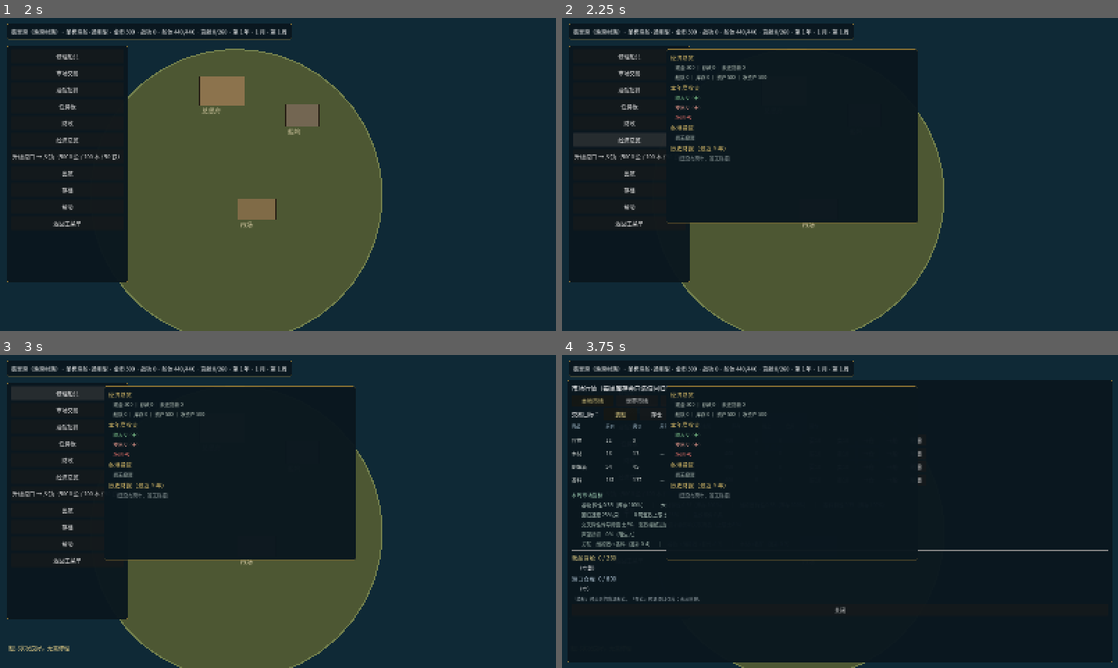
Above: before the commit, frames 1-4 (two rows, left to right).
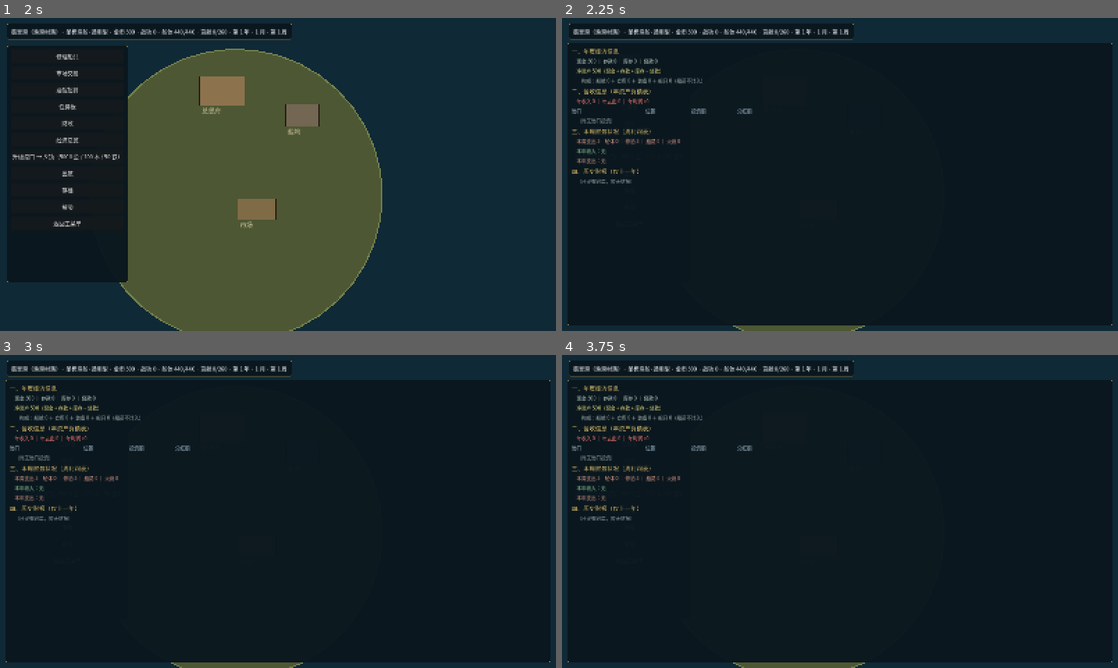
Above: after the commit, the same moments.

Repository: lucifermbbgh/OceanHero
Game: Godot game, scene res://scenes/main.tscn
Two runs of this game, one before a commit and one after it. Both use one fixed random seed, a clock stepped at 60 frames per second and the inputs below.
Inputs (mouse positions are in pixels of both pictures, inside the frame that each line leads up to):
- Up to frame 1 (2 s): tap Enter at 0.5 s; move the mouse to (400, 158) at 0.52 s; hold D (steer_right) 0.53-1.25 s; tap E at 0.6 s; click (400, 158) at 0.67 s; tap Space at 0.77 s; click "新游戏" at 1.25 s
- Up to frame 2 (2.25 s): click "经济总览" at 2 s
- Up to frame 3 (3 s): click "修理船只" at 2.75 s
- Up to frame 4 (3.75 s): click "市场交易" at 3.5 s

Frame 1 is identical in both runs. In frame 2, 18% of the frame differs, in the area x 1-99%, y 8-99%; in frame 3, 18%; in frame 4, 4.9%.

Commit message:
feat(0.19.0-alpha): 面板全屏化、统一关闭、经济总览四段合并
- 全部面板改为全屏（1568×812），右上角统一 ✕ 关闭按钮 + ESC 关闭
- 经济总览合并财政：年度经济信息 / 营收（资产负债表）/ 本周财务 / 历史财报
- 库存总额 = 船舱 + 仓库 + 装备 + 船价（船员不计入）
- 历史财报只保留上一年，写入存档
- 移除独立「财政」入口
- 集成 553 全绿

Diff:
--- a/project.godot
+++ b/project.godot
@@ -15,7 +15,7 @@
 run/main_scene="res://scenes/main.tscn"
 config/features=PackedStringArray("4.7", "GL Compatibility")
 config/icon="res://icon.svg"
-config/version="0.18.0-alpha"
+config/version="0.19.0-alpha"
 [autoload]
 
 EventBus="*res://scripts/core/event_bus.gd"
--- a/scripts/base/base_scene.gd
+++ b/scripts/base/base_scene.gd
@@ -38,6 +38,8 @@
 	_build_scenery()
 	_build_camera()
 	_build_ui()
+	_build_close_button()
+	_apply_fullscreen_layout()
 	_sync_ship_state()
 	if not EventBus.gold_changed.is_connected(_on_gold_changed):
 		EventBus.gold_changed.connect(_on_gold_changed)
@@ -406,8 +408,8 @@
 
 func _input(event: InputEvent) -> void:
 	if event is InputEventKey and event.pressed and not event.echo:
-		if event.keycode == KEY_ESCAPE and market_root != null and market_root.visible:
-			market_root.visible = false
+		if event.keycode == KEY_ESCAPE and _any_panel_open():
+			_close_all_panels()
 			get_viewport().set_input_as_handled()
 
 func _toggle_market() -> void:
@@ -920,15 +922,10 @@
 # ---------------- 声望 / 战功 / 帮助 / 通关 ----------------
 
 func _close_all_panels() -> void:
-	market_root.visible = false
-	yard_root.visible = false
-	tavern_root.visible = false
-	build_root.visible = false
-	ex_root.visible = false
-	quest_root.visible = false
-	save_root.visible = false
-	rep_root.visible = false
-	help_root.visible = false
+	for pname in FULL_PANELS:
+		var p: Node = get(pname)
+		if p != null and p is PanelContainer:
+			p.visible = false
 
 func _toggle_rep() -> void:
 	if rep_root.visible:
@@ -1609,55 +1606,125 @@
 func _rebuild_overview() -> void:
 	for c in overview_list.get_children():
 		c.queue_free()
-	var fleet_v := 0
-	for sh in GameState.ships_owned:
-		if sh is Resource and sh.get("price") != null:
-			fleet_v += int(sh.get("price"))
 	var cargo_v := 0
 	for cid in GameState.cargo.keys():
 		var c: Resource = DataRegistry.get_commodity(cid)
 		if c != null:
 			cargo_v += int(c.base_price) * int(GameState.cargo[cid])
-	var assets := GameState.gold + GameState.bank_deposited() + fleet_v + cargo_v
+	var wh_v := 0
+	for cid2 in GameState.warehouse.keys():
+		var c2: Resource = DataRegistry.get_commodity(cid2)
+		if c2 != null:
+			wh_v += int(c2.base_price) * int(GameState.warehouse[cid2])
+	var gear_v := 0
+	for g in GameState.gear_owned:
+		var gd: Resource = DataRegistry.get_gear(g)
+		if gd != null:
+			gear_v += int(gd.price)
+	var ship_v := 0
+	for sh in GameState.ships_owned:
+		if sh is Resource and sh.get("price") != null:
+			ship_v += int(sh.get("price"))
+	var stock_total := cargo_v + wh_v + gear_v + ship_v
 	var debt := GameState.loan_exposure()
-	_yard_title_to(overview_list, "经济总览")
-	overview_list.add_child(_lbl("　现金 %d ｜ 存款 %d ｜ 未还贷款 %d" % [
-		GameState.gold, GameState.bank_deposited(), debt], 700, Color(0.8, 0.85, 0.8)))
-	overview_list.add_child(_lbl("　船队 %d ｜ 库存 %d ｜ 资产 %d ｜ 净资产 %d" % [
-		fleet_v, cargo_v, assets, assets - debt], 700, Color(0.8, 0.85, 0.8)))
+	var net_worth := GameState.gold + GameState.bank_deposited() + stock_total - debt
+	_yard_title_to(overview_list, "一、年度经济信息")
+	overview_list.add_child(_lbl("　现金 %d ｜ 存款 %d ｜ 库存 %d ｜ 贷款 %d" % [
+		GameState.gold, GameState.bank_deposited(), stock_total, debt], 780, Color(0.8, 0.86, 0.82)))
+	overview_list.add_child(_lbl("　净资产 %d（现金 + 存款 + 库存 − 贷款）" % net_worth,
+		780, Color(0.95, 0.9, 0.5)))
+	overview_list.add_child(_lbl("　　构成：船舱 %d ＋ 仓库 %d ＋ 装备 %d ＋ 船只 %d（船员不计入）" % [
+		cargo_v, wh_v, gear_v, ship_v], 780, Color(0.66, 0.72, 0.7)))
 
 	var s: Dictionary = GameState.finance_summary()
-	_yard_title_to(overview_list, "本年度收支")
-	var inc_parts: Array = []
-	for k in s["income"].keys():
-		inc_parts.append("%s %d" % [String(k), int(s["income"][k])])
-	var exp_parts: Array = []
-	for k in s["expense"].keys():
-		exp_parts.append("%s %d" % [String(k), int(s["expense"][k])])
-	overview_list.add_child(_lbl("　收入 %d（%s）" % [int(s["income_total"]),
-		" / ".join(inc_parts) if not inc_parts.is_empty() else "无"], 700, Color(0.55, 0.85, 0.6)))
-	overview_list.add_child(_lbl("　支出 %d（%s）" % [int(s["expense_total"]),
-		" / ".join(exp_parts) if not exp_parts.is_empty() else "无"], 700, Color(0.9, 0.6, 0.55)))
-	var net := int(s["net"])
-	overview_list.add_child(_lbl("　净利 %+d" % net, 700,
-		Color(0.92, 0.45, 0.42) if net >= 0 else Color(0.45, 0.85, 0.55)))
-
-	_yard_title_to(overview_list, "各港投资")
-	var inv_parts: Array = []
+	_yard_title_to(overview_list, "二、营收信息（年资产负债表）")
+	overview_list.add_child(_lbl("　年收入 %d ｜ 年支出 %d ｜ 年利润 %+d" % [
+		int(s["income_total"]), int(s["expense_total"]), int(s["net"])], 780,
+		Color(0.92, 0.45, 0.42) if int(s["net"]) >= 0 else Color(0.45, 0.85, 0.55)))
+	var head := HBoxContainer.new()
+	head.add_theme_constant_override("separation", 12)
+	overview_list.add_child(head)
+	for spec in [["港口", 200], ["位置", 120], ["投资额", 120], ["分红额", 120]]:
+		head.add_child(_cell(String(spec[0]), int(spec[1]), Color(0.62, 0.72, 0.78)))
+	var any_inv := false
 	for k in GameState.island_investment.keys():
 		var v := int(GameState.island_investment[k])
-		if v > 0:
-			inv_parts.append("%s %d" % [String(k), v])
-	overview_list.add_child(_lbl("　" + ("　｜　".join(inv_parts) if not inv_parts.is_empty() else "尚无投资"),
-		700, Color(0.78, 0.84, 0.8)))
-
-	_yard_title_to(overview_list, "历史财报（最近 5 年）")
+		if v <= 0:
+			continue
+		any_inv = true
+		var meta: Dictionary = GameState.port_registry.get(String(k), {})
+		var row := HBoxContainer.new()
+		row.add_theme_constant_override("separation", 12)
+		overview_list.add_child(row)
+		row.add_child(_cell(String(meta.get("name", String(k))), 200))
+		row.add_child(_cell("第 %d 图" % int(meta.get("map", 0)), 120))
+		row.add_child(_cell(str(v), 120))
+		row.add_child(_cell("0", 120, Color(0.7, 0.75, 0.7)))
+	if not any_inv:
+		overview_list.add_child(_lbl("　（尚无港口投资）", 400, Color(0.55, 0.6, 0.6)))
+
+	var up: Dictionary = GameState.weekly_upkeep()
+	_yard_title_to(overview_list, "三、本周财务状况（周利润表）")
+	overview_list.add_child(_lbl("　本周支出 %d：船体 %d ｜ 停泊 %d ｜ 船员 %d ｜ 火炮 %d" % [
+		int(up.get("total", 0)), int(up.get("hull", 0)), int(up.get("berth", 0)),
+		int(up.get("crew", 0)), int(up.get("cannon", 0))], 780, Color(0.9, 0.62, 0.55)))
+	var inc_parts: Array = []
+	for k2 in s["income"].keys():
+		inc_parts.append("%s %d" % [String(k2), int(s["income"][k2])])
+	var exp_parts: Array = []
+	for k3 in s["expense"].keys():
+		exp_parts.append("%s %d" % [String(k3), int(s["expense"][k3])])
+	overview_list.add_child(_lbl("　本年收入：%s" % ("　".join(inc_parts) if not inc_parts.is_empty() else "无"),
+		780, Color(0.6, 0.85, 0.65)))
+	overview_list.add_child(_lbl("　本年支出：%s" % ("　".join(exp_parts) if not exp_parts.is_empty() else "无"),
+		780, Color(0.88, 0.62, 0.55)))
+
+	_yard_title_to(overview_list, "四、历史财报（仅上一年）")
 	if GameState.reports.is_empty():
 		overview_list.add_child(_lbl("　（还没有跨年，暂无财报）", 500, Color(0.55, 0.6, 0.6)))
-	for r in GameState.reports:
-		overview_list.add_child(_lbl("　第 %d 年：收入 %d · 支出 %d · 净利 %+d · 净资产 %d" % [
-			int(r.get("year", 0)), int(r.get("income_total", 0)), int(r.get("expense_total", 0)),
-			int(r.get("net", 0)), int(r.get("net_worth", 0))], 700, Color(0.8, 0.85, 0.8)))
+	else:
+		var r0: Dictionary = GameState.reports[GameState.reports.size() - 1]
+		overview_list.add_child(_lbl("　第 %d 年：收入 %d ｜ 支出 %d ｜ 利润 %+d ｜ 净资产 %d" % [
+			int(r0.get("year", 0)), int(r0.get("income_total", 0)), int(r0.get("expense_total", 0)),
+			int(r0.get("net", 0)), int(r0.get("net_worth", 0))], 780, Color(0.82, 0.86, 0.8)))
+
+# ---------------- 面板统一规范（0.19） ----------------
+
+const FULL_PANELS := ["market_root", "yard_root", "tavern_root", "build_root", "ex_root",
+	"quest_root", "overview_root", "finance_root", "bank_root", "black_root",
+	"save_root", "rep_root", "help_root", "victory_root"]
+
+var close_btn: Button = null
+
+func _apply_fullscreen_layout() -> void:
+	for pname in FULL_PANELS:
+		var p: Node = get(pname)
+		if p == null or not (p is PanelContainer):
+			continue
+		p.position = Vector2(16, 72)
+		p.custom_minimum_size = Vector2(1568, 812)
+		p.size = Vector2(1568, 812)
+
+func _any_panel_open() -> bool:
+	for pname in FULL_PANELS:
+		var p: Node = get(pname)
+		if p != null and p is PanelContainer and p.visible:
+			return true
+	return false
+
+func _sync_close_btn() -> void:
+	if close_btn == null:
+		return
+	close_btn.visible = _any_panel_open()
+
+func _build_close_button() -> void:
+	close_btn = Button.new()
+	close_btn.text = "✕"
+	close_btn.custom_minimum_size = Vector2(40, 34)
+	close_btn.position = Vector2(1540, 78)
+	close_btn.visible = false
+	close_btn.pressed.connect(_close_all_panels)
+	add_child(close_btn)
 
 # ---------------- 财政（0.15） ----------------
 
@@ -2340,6 +2407,7 @@
 	_log("已读取存档位 %d" % slot)
 
 func _process(delta: float) -> void:
+	_sync_close_btn()
 	if _log_timer > 0.0:
 		_log_timer -= delta
 		if _log_timer <= 0.0:
--- a/scripts/core/game_state.gd
+++ b/scripts/core/game_state.gd
@@ -873,9 +873,8 @@
 		"assets": assets + fleet_value + cargo_value,
 		"net_worth": assets + fleet_value + cargo_value - debt,
 	}
+	reports.clear()
 	reports.append(rep_dict)
-	while reports.size() > 5:
-		reports.pop_front()
 	report_year = year
 	_fin_year_reset()
 	return rep_dict
@@ -1672,6 +1671,11 @@
 		"bank": {"deposit": bank_deposit, "loans": loans.duplicate(true)},
 		"market": {"drift": price_drift.duplicate(), "events": market_events.duplicate(true),
 			"history": price_history.duplicate(true)},
+		"fin": {"reports": reports.duplicate(true), "year": report_year,
+			"purchases": finance.get("purchases", {}).duplicate(true),
+			"sales": finance.get("sales", {}).duplicate(true),
+			"income": finance.get("income", {}).duplicate(true),
+			"expense": finance.get("expense", {}).duplicate(true)},
 		"license": {"has": has_privateer_license, "legal": license_is_legal},
 		"black_closed_week": black_closed_week,
 		"auctions": auctions.duplicate(true),
@@ -1761,6 +1765,15 @@
 	market_events.clear()
 	for e0 in mk.get("events", []):
 		market_events.append(e0)
+	reports.clear()
+	var fin: Dictionary = d.get("fin", {})
+	for r0 in fin.get("reports", []):
+		reports.append(r0)
+	report_year = int(fin.get("year", 0))
+	finance = {"purchases": fin.get("purchases", {}).duplicate(true),
+		"sales": fin.get("sales", {}).duplicate(true),
+		"income": fin.get("income", {}).duplicate(true),
+		"expense": fin.get("expense", {}).duplicate(true)}
 	price_history.clear()
 	var hist_d: Dictionary = mk.get("history", {})
 	for k in hist_d.keys():
--- a/tests/integration/run.gd
+++ b/tests/integration/run.gd
@@ -27,6 +27,7 @@
 	await _test_exchange()
 	await _test_cross_port()
 	await _test_quest_board()
+	await _test_ui_panels_v019()
 	await _test_finance_v018()
 	await _test_cost_scale_v015()
 	await _test_decision_aid_v014()
@@ -635,6 +636,34 @@
 	for i in range(n):
 		await get_tree().physics_frame
 
+# ---------------- 面板规范（0.19.0） ----------------
+func _test_ui_panels_v019() -> void:
+	print("\n[面板规范]")
+	GameState.reset_new_game()
+	var s = load("res://scenes/base/base_scene.tscn").instantiate()
+	add_child(s)
+	await _frames(3)
+	_ok(s.close_btn != null, "存在统一关闭按钮")
+	_ok(not s._any_panel_open(), "初始没有面板打开")
+	_ok(not s.close_btn.visible, "无面板时关闭按钮隐藏")
+	var p = s.get("overview_root")
+	_ok(p != null and p.size.x >= 1400.0, "经济总览已全屏", str(p.size) if p != null else "null")
+	p.visible = true
+	await _frames(2)
+	_ok(s._any_panel_open(), "面板打开被识别")
+	_ok(s.close_btn.visible, "面板打开时关闭按钮出现")
+	s._close_all_panels()
+	await _frames(2)
+	_ok(not s.close_btn.visible, "关闭后按钮隐藏")
+	# 财报只保留一年
+	GameState.reports.clear()
+	GameState.make_annual_report(1)
+	GameState.make_annual_report(2)
+	_ok(GameState.reports.size() == 1, "历史财报只保留 1 年", str(GameState.reports.size()))
+	_ok(int(GameState.reports[0].get("year", 0)) == 2, "保留的是最新年份")
+	s.queue_free()
+	await _frames(2)
+
 # ---------------- 差别定价 / 生产 / 财务（0.16~0.18） ----------------
 func _test_finance_v018() -> void:
 	print("\n[差别定价与财务]")
@@ -678,7 +707,7 @@
 	# 最多保留 5 年
 	for y in range(2, 9):
 		GameState.make_annual_report(y)
-	_ok(GameState.reports.size() == 5, "只保留最近 5 年", str(GameState.reports.size()))
+	_ok(GameState.reports.size() == 1, "历史财报只保留上一年", str(GameState.reports.size()))
 
 # ---------------- 成本与规模（0.15.0） ----------------
 func _test_cost_scale_v015() -> void:
